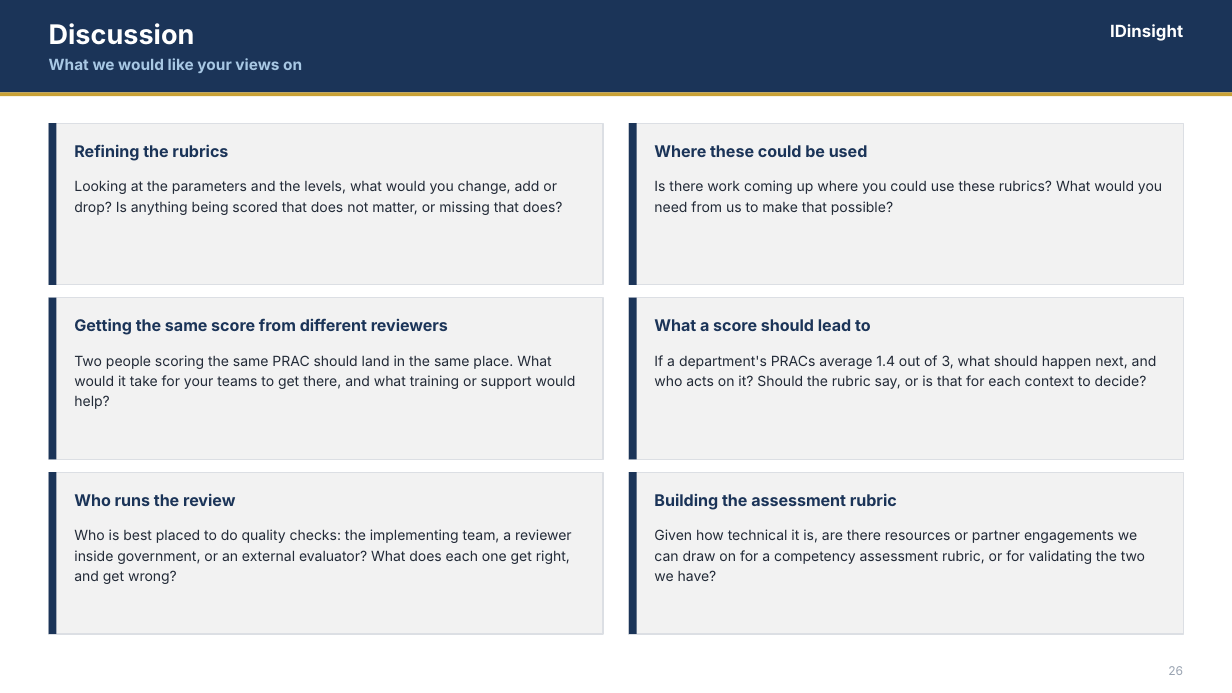
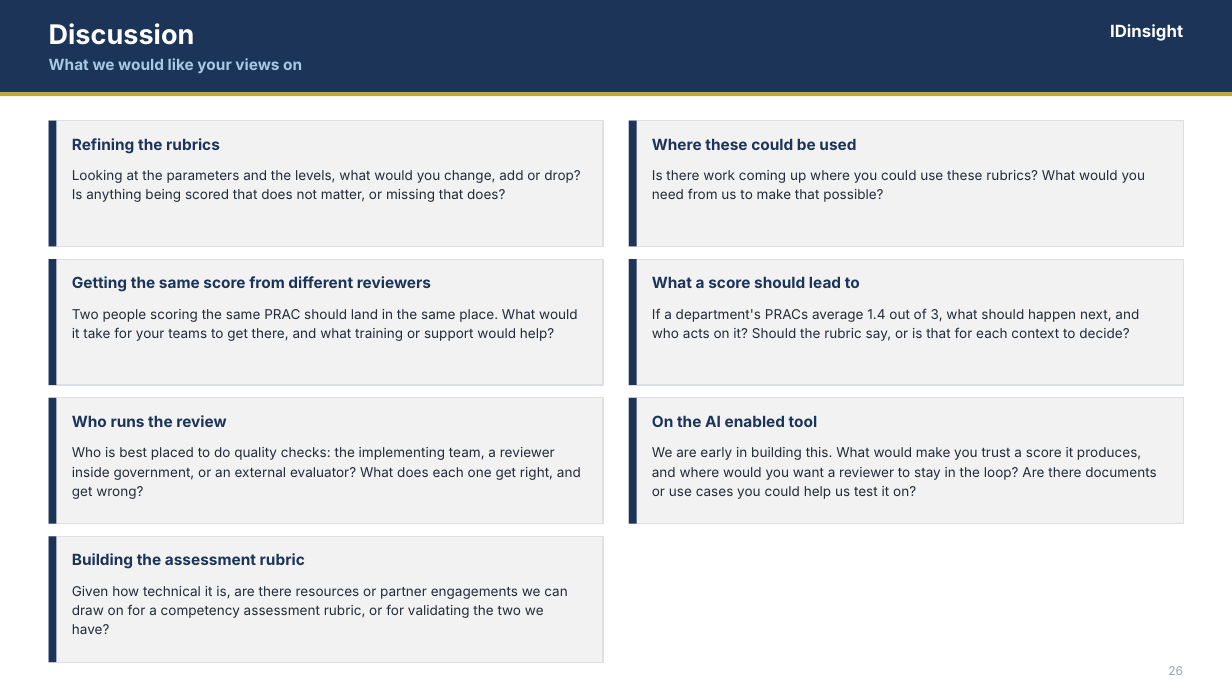
Before and after one commit to aishwaryagrover-arch/personal_v1, a slide deck: slide 2 of GOHRM_operationalising_and_discussion.pptx. Drawn at 1232x693 pixels with LibreOffice and Linux fonts; fonts in the diff are those of the drawing. Boxes give left, top, right and bottom in pixels: in the first picture for what was removed or moved away, otherwise in the second. Text is boxed around its words. In the diff, an @@ line names an element or a change of style, - is before the commit and + after.

```diff
--- a/GOHRM_operationalising_and_discussion.pptx
+++ b/GOHRM_operationalising_and_discussion.pptx
@@ rectangle: place and size @@
-rectangle at (49, 123, 604, 285)
+rectangle at (49, 121, 604, 246)
@@ rectangle: place and size @@
-rectangle at (49, 123, 57, 285)
+rectangle at (49, 121, 57, 246)
@@ rectangle: place and size @@
-rectangle at (628, 123, 1183, 285)
+rectangle at (628, 121, 1183, 246)
@@ rectangle: place and size @@
-rectangle at (628, 123, 636, 285)
+rectangle at (628, 121, 636, 246)
@@ text "Where these could be used": place and size @@
-text "Where these could be used" at (654, 145, 868, 157)
+text "Where these could be used" at (652, 138, 856, 150)
@@ text "Looking at the parameters and ...": place and size @@
-text "Looking at the parameters and ..." at (74, 180, 563, 215)
+text "Looking at the parameters and ..." at (72, 170, 581, 202)
@@ text "Is there work coming up ...": place and size @@
-text "Is there work coming up ..." at (654, 180, 1162, 215)
+text "Is there work coming up ..." at (652, 170, 1145, 202)
@@ rectangle: place and size @@
-rectangle at (49, 298, 604, 460)
+rectangle at (49, 259, 604, 384)
@@ rectangle: place and size @@
-rectangle at (49, 298, 57, 460)
+rectangle at (49, 259, 57, 384)
@@ rectangle: place and size @@
-rectangle at (628, 298, 1183, 460)
+rectangle at (628, 259, 1183, 384)
@@ rectangle: place and size @@
-rectangle at (628, 298, 636, 460)
+rectangle at (628, 259, 636, 384)
@@ text "Getting the same score from ...": place and size @@
-text "Getting the same score from ..." at (74, 318, 448, 335)
+text "Getting the same score from ..." at (72, 276, 431, 292)
@@ text "What a score should lead ...": place and size @@
-text "What a score should lead ..." at (654, 319, 871, 331)
+text "What a score should lead ..." at (652, 276, 860, 288)
@@ text "Two people scoring the same ...": place and size @@
-text "Two people scoring the same ..." at (74, 355, 576, 409)
+text "Two people scoring the same ..." at (72, 309, 578, 341)
@@ text "If a department's PRACs average ...": place and size @@
-text "If a department's PRACs average ..." at (654, 355, 1157, 389)
+text "If a department's PRACs average ..." at (652, 308, 1139, 341)
@@ rectangle: place and size @@
-rectangle at (49, 472, 604, 633)
+rectangle at (49, 398, 604, 524)
@@ rectangle: place and size @@
-rectangle at (49, 472, 57, 633)
+rectangle at (49, 398, 57, 524)
@@ text "Who runs the review": place and size @@
-text "Who runs the review" at (74, 493, 235, 506)
+text "Who runs the review" at (72, 415, 226, 427)
@@ rectangle: place and size @@
-rectangle at (628, 472, 1183, 633)
+rectangle at (628, 398, 1183, 524)
@@ rectangle: place and size @@
-rectangle at (628, 472, 636, 633)
+rectangle at (628, 398, 636, 524)
@@ text added at (652, 415, 818, 427), 9 pt, text #1B3458, bold @@
+On the AI enabled tool
@@ text "Who is best placed to ...": place and size @@
-text "Who is best placed to ..." at (74, 529, 572, 584)
+text "Who is best placed to ..." at (72, 447, 581, 499)
@@ text added at (652, 447, 1156, 499), 7.9 pt, text #232B38 @@
+We are early in building this. What would make you trust a score it produces, and where would you want a reviewer to stay in the loop? Are there documents or use cases you could help us test it on?
@@ rectangle added at (49, 536, 604, 662), fill #F2F2F2, outline #DCDFE4 0.75 pt @@
@@ rectangle added at (49, 536, 57, 662), fill #1B3458 @@
@@ size 9.4 to 9 pt in 6 elements at (72, 138, 220, 154), (652, 138, 856, 150), (72, 276, 431, 292), (652, 276, 860, 288), (72, 415, 226, 427), (72, 553, 305, 569) @@
@@ text "Building the assessment rubric": place and size @@
-text "Building the assessment rubric" at (654, 493, 897, 510)
+text "Building the assessment rubric" at (72, 553, 305, 569)
@@ size 8.2 to 7.9 pt; line spacing 1.2 to 1.18 in 6 elements at (652, 170, 1145, 202), (72, 170, 581, 202), (72, 309, 578, 341), (652, 308, 1139, 341), (72, 447, 581, 499), (72, 586, 567, 634) @@
@@ text "Given how technical it is, ...": place and size @@
-text "Given how technical it is, ..." at (654, 529, 1145, 581)
+text "Given how technical it is, ..." at (72, 586, 567, 634)
```
Also in this commit, not shown: 1 other slide changed, 1 other file.
